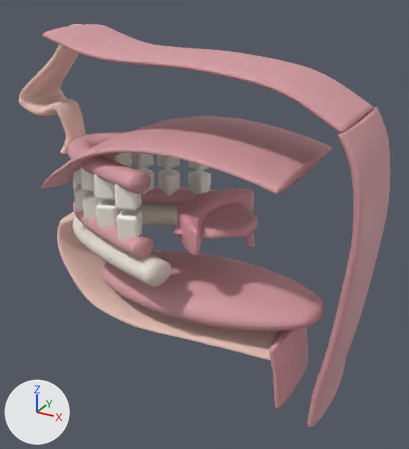
What one commit did to the glTF model front/public/boca3d/cara.glb.
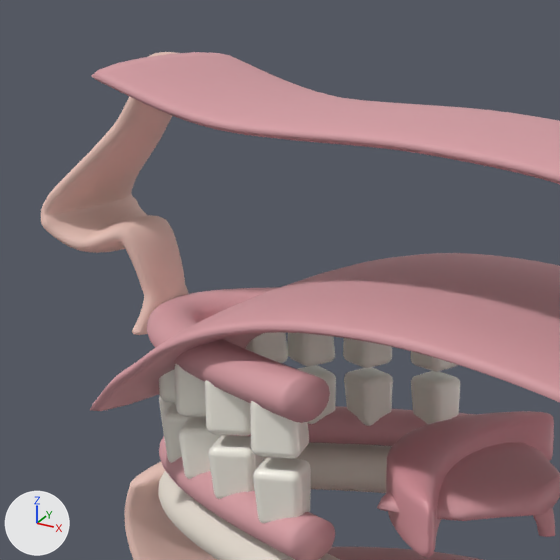
Old and new are each drawn whole from a camera (50 mm lens) standing at (4.83, -8.53, 4.09) and looking at (0.11, 0.06, -0.21) and again close up on the part from 0% to 63% of the width and 0% to 57% of the height. Lighting does not change. The marker at lower left points along +X, +Y and +Z. The older version's two pictures come first. Where no turn or scale is listed for an object, it has been applied to the vertices. Vertices at exactly the same position are counted once.

In view in the first close-up: 'diente_inf_10', 'diente_inf_11', 'diente_sup_11', 'encia_inferior', 'encia_superior', 'labio_inferior', 'mandibula_modelada', 'menton', 'nariz', 'paladar_modelado', 'techo_nasal', 'velo_modelado' and 16 more.
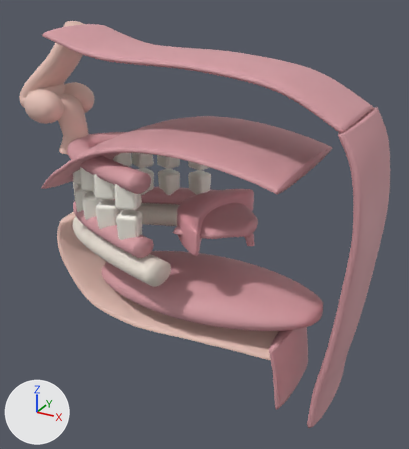
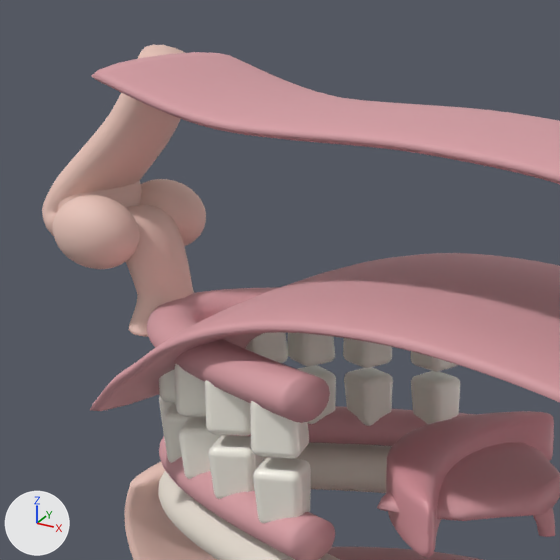
Where the change shows, as pixel boxes (x1, y1, x2, y2) in the close-ups (560 x 560 px):
'nariz', reshaped: before (41, 52, 189, 335); after (42, 45, 194, 337)
'aleta_izq', added (beige): after (53, 195, 139, 269)
'aleta_der', added (beige): after (140, 179, 206, 246)
'punta_nariz', added (beige): after (58, 181, 142, 210)

The change in detail:
me_nariz is used by ob_nariz; location (0.0, 0.0, 0.0).
me_nariz had 912 vertices, 1820 faces and spanned x -3.75..-2.4, y -0.62..0.62, z 0.85..3.27.
me_nariz now has 912 vertices, 1820 faces and spans x -3.85..-2.32, y -0.55..0.55, z 0.83..3.33.
me_nariz part 1: 904 of 912 vertices moved; they spanned x -3.75..-2.4, y -0.62..0.62, z 0.85..3.27 and now span x -3.85..-2.32, y -0.55..0.55, z 0.83..3.33; mean shift (0.0, 0.0, 0.0); largest move (-2.72, 0.0, 1.43) -> (-2.63, 0.0, 1.45).
Mesh me_sphere_002 is new.
It is a UV sphere (32 segments, 16 rings, poles along z) spanning x -3.86..-3.14, y -0.48..0.48, z 1.61..2.29.
It uses material mat_piel (beige #ecc7bc).
Mesh me_sphere_001 is new.
It is a UV sphere (32 segments, 16 rings, poles along z) spanning x -3.54..-2.7, y 0.16..0.76, z 1.46..2.1.
It uses material mat_piel (beige #ecc7bc).
Mesh me_sphere is new.
It is a UV sphere (32 segments, 16 rings, poles along z) spanning x -3.54..-2.7, y -0.76..-0.16, z 1.46..2.1.
It uses material mat_piel (beige #ecc7bc).
Object 'punta_nariz' (ob_punta_nariz) is new; it shows me_sphere_002.
Its location is (0.0, 0.0, 0.0).
Object 'aleta_der' (ob_aleta_der) is new; it shows me_sphere_001.
Its location is (0.0, 0.0, 0.0).
Object 'aleta_izq' (ob_aleta_izq) is new; it shows me_sphere.
Its location is (0.0, 0.0, 0.0).
